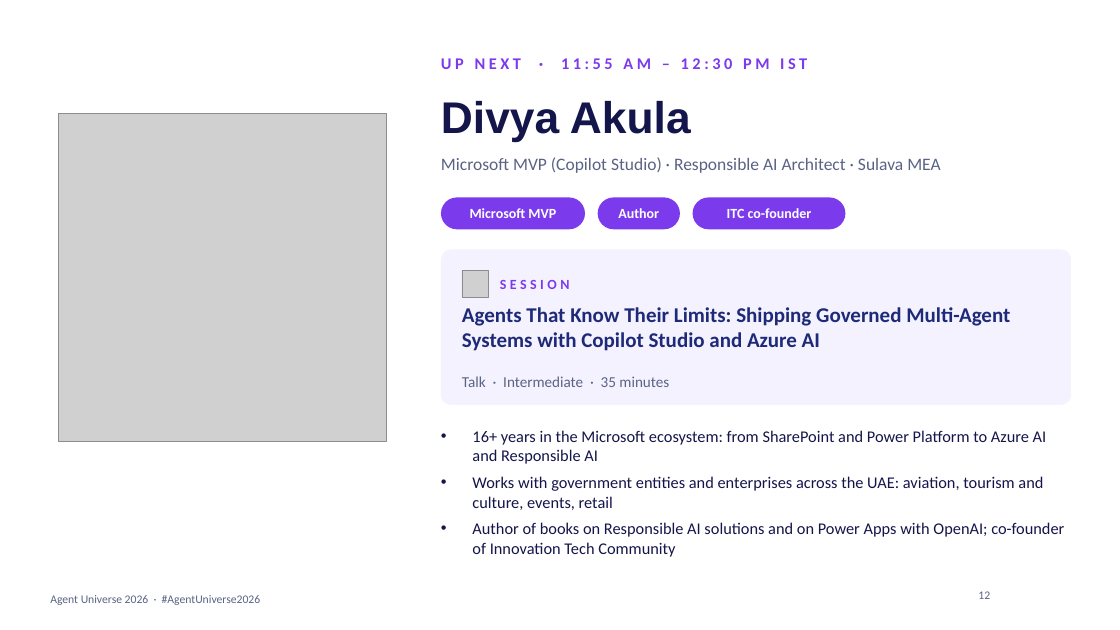
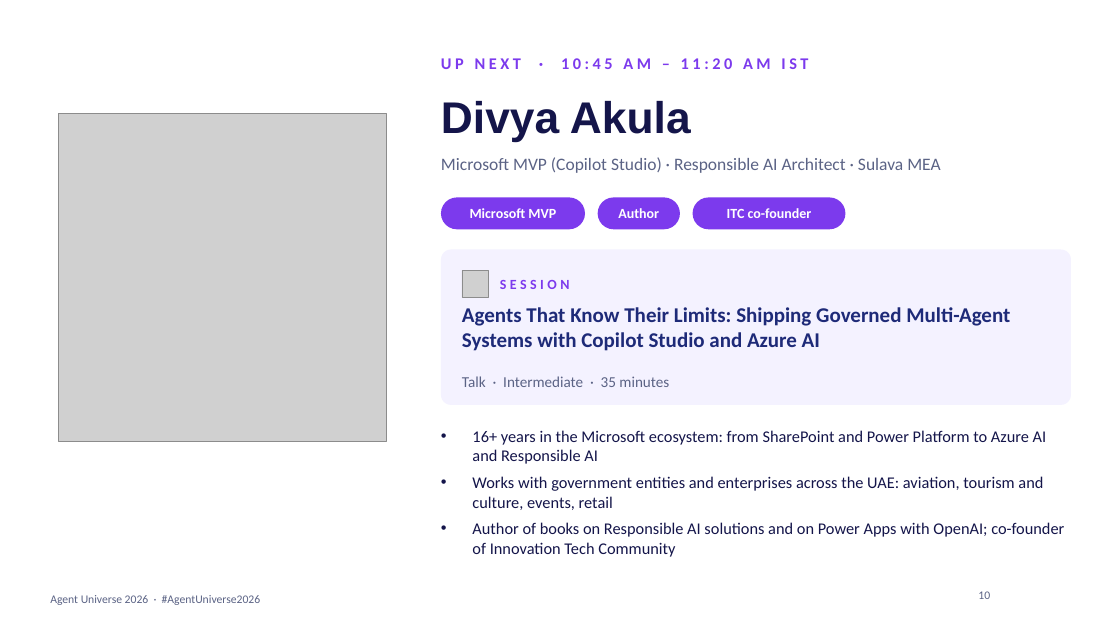
Before and after one commit to prathapm14/agent-universe-2026, a slide deck: slide 10 of slides/agent-universe-2026-host-deck.pptx (slide 12 before the commit). Drawn at 1120x630 pixels with LibreOffice and Linux fonts; fonts in the diff are those of the drawing; grey boxes stand for pictures; background and template pictures are left out. Boxes give left, top, right and bottom in pixels: in the first picture for what was removed or moved away, otherwise in the second. Text is boxed around its words. In the diff, an @@ line names an element or a change of style, - is before the commit and + after.

```diff
--- a/slides/agent-universe-2026-host-deck.pptx
+++ b/slides/agent-universe-2026-host-deck.pptx
@@ text at [441,58,808,69]: text changed @@
-UP NEXT · 11:55 AM – 12:30 PM IST
+UP NEXT · 10:45 AM – 11:20 AM IST
@@ page number at [978,591,990,599]: text changed @@
-12
+10
```
Also in this commit, not shown: 4 other slides changed, 35 other files.
